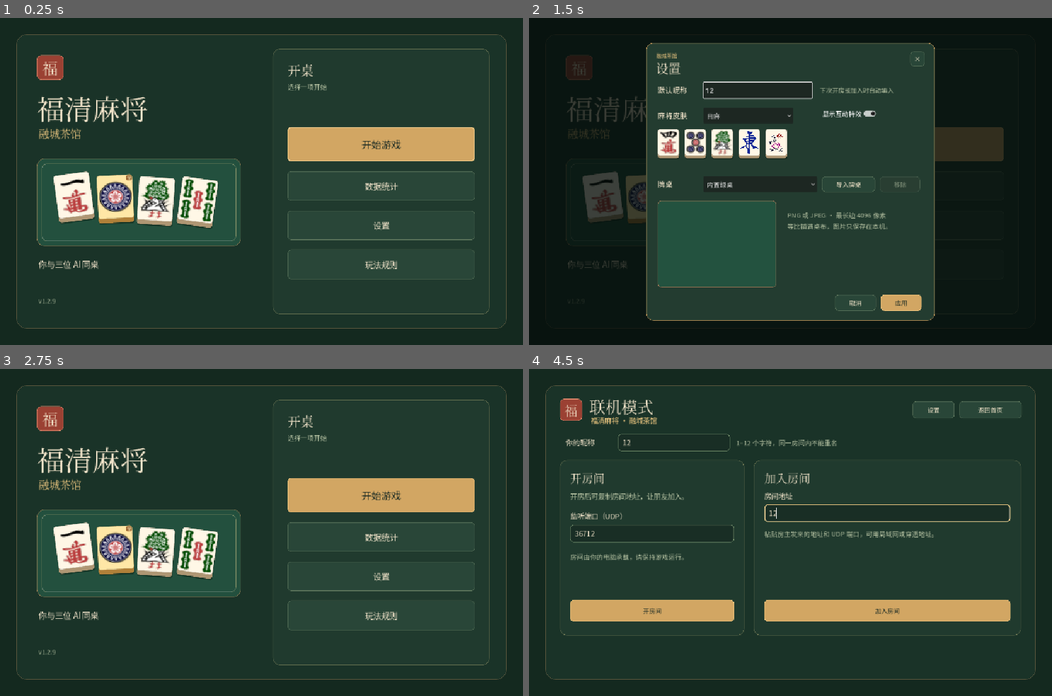
Above: before the commit, frames 1-4 (two rows, left to right).
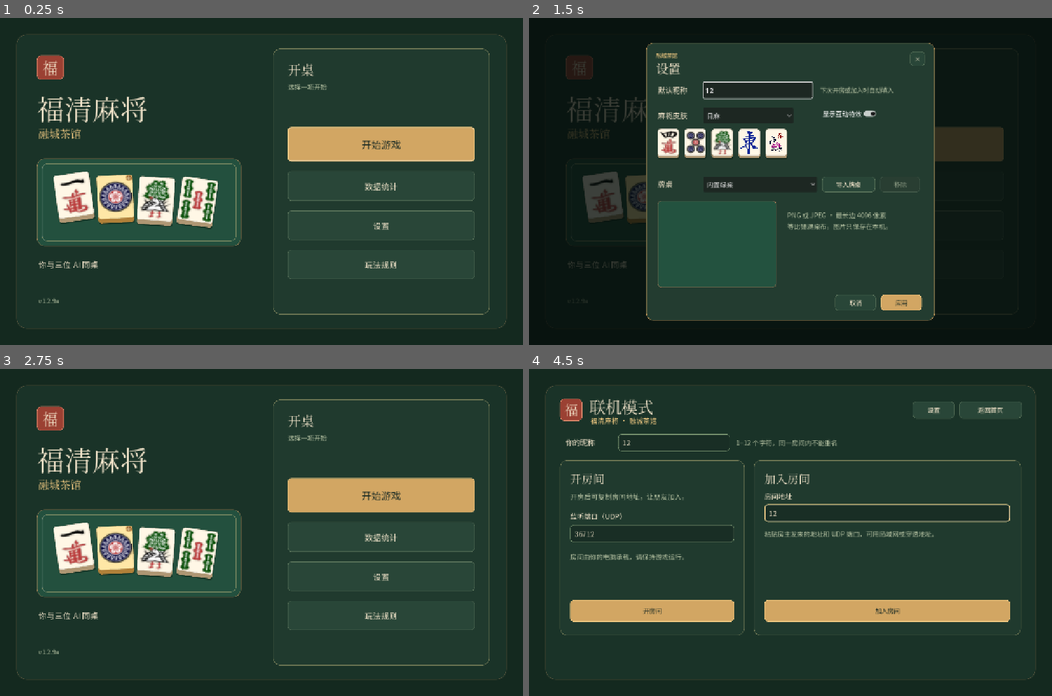
Above: after the commit, the same moments.

Repository: happiness763/fuqing-mahjong
Game: Godot game, scene res://table.tscn
Two runs of this game, one before a commit and one after it. Both use one fixed random seed, a clock stepped at 60 frames per second and the inputs below.
Inputs (mouse positions are in pixels of both pictures, inside the frame that each line leads up to):
- Up to frame 1 (0.25 s): no input
- Up to frame 2 (1.5 s): click "设置" at 0.5 s; click (759, 89) at 1.27 s; type "12" at 1.35 s
- Up to frame 3 (2.75 s): click "应用" at 2 s
- Up to frame 4 (4.5 s): click "开始游戏" at 2.75 s; click "联机模式" at 3.5 s; click (889, 512) at 4.27 s; type "12" at 4.35 s

The runs differ from the first frame. In frame 1, 4.9% of the frame differs, in the area x 3-97%, y 5-95%; in frame 2, 2.3%; in frame 3, 4.8%; in frame 4, 4.1%.

Commit message:
feat: add the display font and fullscreen scaling for v1.2.9a

Diff:
--- a/godot/project.godot
+++ b/godot/project.godot
@@ -11,7 +11,7 @@
 [application]
 
 config/name="福清麻将 · 融城茶馆"
-config/version="1.2.9"
+config/version="1.2.9a"
 run/main_scene="res://table.tscn"
 config/features=PackedStringArray("4.7", "GL Compatibility")
 boot_splash/bg_color=Color(0.077, 0.118, 0.101, 1)
@@ -25,6 +25,8 @@
 window/size/window_width_override=1280
 window/size/window_height_override=800
 window/stretch/mode="canvas_items"
+window/stretch/aspect="expand"
+window/handheld/orientation=0
 
 [rendering]
 
--- a/godot/scripts/online_room.gd
+++ b/godot/scripts/online_room.gd
@@ -10,7 +10,7 @@
 const Rules = preload("res://scripts/rules.gd")
 const Interactions = preload("res://scripts/table_interaction.gd")
 const OpeningIntro = preload("res://scripts/opening_intro.gd")
-const VERSION := "1.2.9"
+const VERSION := "1.2.9a"
 const SERVER := 1
 const DEFAULT_PORT := 36712
 const CONNECT_MS := 8000
--- a/godot/scripts/preferences.gd
+++ b/godot/scripts/preferences.gd
@@ -6,7 +6,7 @@
 const DEFAULTS := {
 	"nickname": "", "rounds": 25, "difficulty": "normal", "luck": "normal",
 	"host_port": 36712, "room_rounds": 25, "turn_seconds": 60, "muted": false,
-	"skin": "riichi", "table_id": "", "interaction_effects": true,
+	"skin": "riichi", "table_id": "", "interaction_effects": true, "fullscreen": false,
 }
 const JPEG_FRAME_MARKERS := [0xc0, 0xc1, 0xc2, 0xc3, 0xc5, 0xc6, 0xc7, 0xc9, 0xca, 0xcb, 0xcd, 0xce, 0xcf]
 
@@ -189,7 +189,7 @@
 			return value if value in ["riichi", "guobiao"] else null
 		"table_id":
 			return value if value == "" or _valid_id(value) else null
-		"muted", "interaction_effects":
+		"muted", "interaction_effects", "fullscreen":
 			return value if value is bool else null
 	return null
 
--- a/godot/scripts/settings_panel.gd
+++ b/godot/scripts/settings_panel.gd
@@ -11,6 +11,7 @@
 var nickname: LineEdit
 var initial_nickname := ""
 var interaction_effects: CheckButton
+var fullscreen: CheckButton
 var skin: OptionButton
 var table_menu: OptionButton
 var notice: Label
@@ -54,6 +55,14 @@
 	interaction_effects.add_theme_font_override("font", desk.session_font)
 	interaction_effects.add_theme_font_size_override("font_size", 16)
 	add_child(interaction_effects)
+	if OS.get_name() == "Windows":
+		fullscreen = CheckButton.new()
+		fullscreen.text = "全屏（F11）"
+		fullscreen.button_pressed = preferences.fullscreen
+		fullscreen.position = Vector2(425, 207)
+		fullscreen.add_theme_font_override("font", desk.session_font)
+		fullscreen.add_theme_font_size_override("font_size", 16)
+		add_child(fullscreen)
 	preview_tiles = Control.new()
 	preview_tiles.position = Vector2(28, 211)
 	add_child(preview_tiles)
@@ -181,6 +190,8 @@
 	var id: String = table_ids[table_menu.selected]
 	var changes := {"skin": SKIN_IDS[skin.selected], "table_id": "" if id == ":import" else id,
 		"interaction_effects": interaction_effects.button_pressed}
+	if is_instance_valid(fullscreen):
+		changes.fullscreen = fullscreen.button_pressed
 	if name_value != initial_nickname:
 		changes.nickname = name_value
 	var previous_name: String = desk.preferences.values.nickname
--- a/godot/scripts/table.gd
+++ b/godot/scripts/table.gd
@@ -21,6 +21,8 @@
 const SLIDE_DURATION := 0.23
 const SLIDE_FADE := 0.16
 const UI_FONT = preload("res://assets/fonts/NotoSansSC.woff2")
+const ACTION_FONT = preload("res://assets/fonts/MaShanZheng-Regular.ttf")
+const DESIGN_SIZE := Vector2(1280, 800)
 const NAMES := ["你", "阿岚", "阿榕", "阿屿"]
 const MARKS := ["你", "岚", "榕", "屿"]
 const WINDS = OnlineTableView.WINDS
@@ -35,6 +37,9 @@
 const SEAT_POSITIONS := [Vector2(63, 640), Vector2(915, 290), Vector2(472, 40), Vector2(58, 290)]
 
 var game
+var action_font: FontVariation
+var windowed_bounds := Rect2i()
+var windowed_mode := Window.MODE_WINDOWED
 var board_art: Control
 var center_dial: CenterDial
 var wall_art: TableWall
@@ -139,9 +144,12 @@
 
 
 func _ready() -> void:
-	if DisplayServer.get_name() != "headless":
-		get_window().min_size = Vector2i(864, 540)
+	anchors_preset = Control.PRESET_TOP_LEFT
+	size = DESIGN_SIZE
 	session_font = UI_FONT
+	action_font = FontVariation.new()
+	action_font.base_font = ACTION_FONT
+	action_font.fallbacks = [UI_FONT]
 	title_font = system_font(["KaiTi", "SimSun", "Microsoft YaHei", "Noto Serif CJK SC"])
 	nickname_font = system_font(["Microsoft YaHei UI", "Microsoft YaHei", "SimSun", "Segoe UI"])
 	preferences = Preferences.new(preferences_root)
@@ -165,6 +173,7 @@
 	wall_flights.z_index = 1
 	add_child(wall_flights)
 	build_header()
+	configure_display()
 	apply_saved_appearance()
 	ai_timer = Timer.new()
 	ai_timer.one_shot = true
@@ -340,7 +349,8 @@
 	interactions.close()
 	if not is_instance_valid(menu_backdrop):
 		menu_backdrop = Control.new()
-		menu_backdrop.size = Vector2(1280, 800)
+		menu_backdrop.position = board_art.background_area.position
+		menu_backdrop.size = board_art.background_area.size
 		menu_backdrop.mouse_filter = Control.MOUSE_FILTER_STOP
 		menu_backdrop.z_index = 19
 		menu_backdrop.gui_input.connect(_menu_backdrop_input)
@@ -446,6 +456,7 @@
 
 
 func apply_saved_appearance() -> void:
+	apply_fullscreen(bool(preferences.values.fullscreen))
 	muted = preferences.values.muted
 	sound_button.text = "声音  关" if muted else "声音  开"
 	board_art.set_table_texture(preferences.table_texture(preferences.values.table_id))
@@ -457,6 +468,71 @@
 				node.texture = faces[node.number]
 				node.guobiao_face = applied_skin == "guobiao"
 				node.queue_redraw()
+
+
+func configure_display() -> void:
+	var window := get_window()
+	window.size_changed.connect(layout_screen)
+	if OS.get_name() == "Windows" and DisplayServer.get_name() != "headless":
+		var usable := DisplayServer.screen_get_usable_rect(window.current_screen)
+		if usable.has_area():
+			var available := (usable.size - Vector2i(32, 48)).max(Vector2i(320, 200))
+			window.min_size = Vector2i(864, 540).min(available)
+			var fit := minf(1.0, minf(available.x / DESIGN_SIZE.x, available.y / DESIGN_SIZE.y))
+			window.size = Vector2i(DESIGN_SIZE * fit)
+			window.position = usable.position + (usable.size - window.size) / 2
+	layout_screen()
+
+
+func layout_screen() -> void:
+	var canvas := get_viewport_rect().size
+	var area := Rect2(Vector2.ZERO, canvas)
+	if OS.get_name() == "Android":
+		var window := get_window()
+		var safe_pixels := DisplayServer.get_display_safe_area()
+		if safe_pixels.has_area() and window.size.x > 0 and window.size.y > 0:
+			var ratio := canvas / Vector2(window.size)
+			area = area.intersection(Rect2(Vector2(safe_pixels.position - window.position) * ratio,
+				Vector2(safe_pixels.size) * ratio))
+			if not area.has_area():
+				area = Rect2(Vector2.ZERO, canvas)
+	var factor := minf(1.0, minf(area.size.x / DESIGN_SIZE.x, area.size.y / DESIGN_SIZE.y))
+	if factor <= 0.0:
+		return
+	scale = Vector2.ONE * factor
+	position = area.position + (area.size - DESIGN_SIZE * factor) * 0.5
+	var background := Rect2(-position / factor, canvas / factor)
+	board_art.set_background_area(background)
+	if is_instance_valid(menu_backdrop):
+		menu_backdrop.position = background.position
+		menu_backdrop.size = background.size
+
+
+func apply_fullscreen(enabled: bool) -> void:
+	if OS.get_name() != "Windows" or DisplayServer.get_name() == "headless":
+		return
+	var window := get_window()
+	if enabled and window.mode != Window.MODE_FULLSCREEN:
+		windowed_mode = window.mode
+		windowed_bounds = Rect2i(window.position, window.size)
+		window.mode = Window.MODE_FULLSCREEN
+	elif not enabled and window.mode == Window.MODE_FULLSCREEN:
+		window.mode = windowed_mode
+		if windowed_mode == Window.MODE_WINDOWED and windowed_bounds.has_area():
+			window.size = windowed_bounds.size
+			window.position = windowed_bounds.position
+
+
+func _input(event: InputEvent) -> void:
+	if OS.get_name() != "Windows" or not event is InputEventKey:
+		return
+	if event.pressed and not event.echo and event.keycode == KEY_F11:
+		var enabled := get_window().mode != Window.MODE_FULLSCREEN
+		if preferences.update({"fullscreen": enabled}) == OK:
+			apply_fullscreen(enabled)
+			if is_instance_valid(settings_panel) and is_instance_valid(settings_panel.fullscreen):
+				settings_panel.fullscreen.set_pressed_no_signal(enabled)
+		get_viewport().set_input_as_handled()
 
 
 func show_lobby() -> void:
@@ -1599,6 +1675,7 @@
 	var caption_label := label(banner, message.caption, badge, caption_size, fill,
 		HORIZONTAL_ALIGNMENT_CENTER, true)
 	caption_label.name = "Caption"
+	caption_label.add_theme_font_override("font", action_font)
 	var animation := banner.create_tween()
 	animation.tween_interval(1.6 if message.win else 1.05)
 	animation.tween_property(banner, "modulate:a", 0.0, 0.22)
@@ -2131,6 +2208,7 @@
 	node.add_theme_color_override("font_outline_color", base.darkened(0.55))
 	node.add_theme_constant_override("outline_size", 5)
 	node.add_theme_font_size_override("font_size", 25 if caption.length() > 1 else 35)
+	node.add_theme_font_override("font", action_font)
 	node.disabled = needs_selection and selected_tile < 0
 	return node
 
--- a/godot/scripts/table_art.gd
+++ b/godot/scripts/table_art.gd
@@ -13,6 +13,7 @@
 
 var dice := Vector2i.ZERO
 var table_texture: Texture2D
+var background_area := Rect2(0, 0, 1280, 800)
 var _flecks := PackedVector2Array()
 var _dice_roll: DiceRoll
 var _dice_rolling := false
@@ -67,8 +68,13 @@
 	queue_redraw()
 
 
+func set_background_area(area: Rect2) -> void:
+	background_area = area
+	queue_redraw()
+
+
 func _draw() -> void:
-	gradient(Rect2(0, 0, 1280, 800), Color("#253a30"), Color("#10231d"))
+	gradient(background_area, Color("#253a30"), Color("#10231d"))
 	draw_style_box(box(Color("#0c1814"), Color("#0c1814"), 24), Rect2(FRAME.position + Vector2(0, 7), FRAME.size).grow(3))
 	draw_style_box(box(Color("#784830"), Color("#9d6946"), 23, 2), FRAME)
 	draw_style_box(box(Color("#815137"), Color("#b18151"), 20), FRAME.grow(-4))
--- a/godot/scripts/table_interaction.gd
+++ b/godot/scripts/table_interaction.gd
@@ -93,7 +93,9 @@
 		get_viewport().set_input_as_handled()
 	elif event is InputEventMouseButton and event.pressed:
 		var point: Vector2 = event.position
-		if not menu.get_global_rect().has_point(point) and not portrait_rects.get(selected, Rect2()).has_point(point):
+		var hitbox := desk.dynamic.get_node_or_null("InteractionSeat%d" % selected) as Button
+		var hits_portrait := is_instance_valid(hitbox) and hitbox.get_global_rect().has_point(point)
+		if not hits_portrait and not menu.get_global_rect().has_point(point):
 			close()
 
 
--- a/godot/tests/desktop_test.gd
+++ b/godot/tests/desktop_test.gd
@@ -56,7 +56,9 @@
 	var desk = Desk.instantiate()
 	desk.preferences_root = OS.get_temp_dir().path_join("fuqing-desktop-%d-%d" % [OS.get_process_id(), Time.get_ticks_usec()])
 	root.add_child(desk)
-	check(ProjectSettings.get_setting("application/config/version") == "1.2.9", "project version")
+	check(ProjectSettings.get_setting("application/config/version") == "1.2.9a", "project version")
+	check(is_instance_valid(desk.action_font) and desk.action_font.has_char("胡".unicode_at(0)),
+		"action captions use the bundled display font")
 	check(desk.game == null and desk.lobby.round_field.text == "25", "lobby defaults to 25 rounds")
 	check(Art.FRAME == Rect2(28, 16, 1042, 768), "table frame fills the window")
 	check(Art.FELT == Rect2(41, 29, 1016, 742), "felt follows the frame")
@@ -364,6 +366,8 @@
 		root.size = Vector2i(864, 540)
 		await create_timer(0.65).timeout
 		await capture("small.png")
+		if OS.get_name() == "Windows":
+			await test_fullscreen(desk)
 	if failures == 0:
 		print("Godot desktop checks passed: relocated gold, stable dice, settings and a two-round table.")
 	desk.audio.stop()
@@ -371,6 +375,35 @@
 	desk.queue_free()
 	await process_frame
 	quit(failures)
+
+
+func test_fullscreen(desk) -> void:
+	root.size = Vector2i(1120, 560)
+	await process_frame
+	check(root.get_visible_rect().encloses(desk.menu_button.get_global_rect()),
+		"window scaling keeps the menu visible")
+	if is_instance_valid(desk.controls.get("discard")):
+		check(root.get_visible_rect().encloses(desk.controls.discard.get_global_rect()),
+			"window scaling keeps the discard control visible")
+	var portrait := desk.dynamic.get_node_or_null("InteractionSeat2") as Button
+	if is_instance_valid(portrait):
+		click(portrait)
+		check(is_instance_valid(desk.interactions.menu), "scaled layout keeps portrait interaction clickable")
+		click(portrait)
+		check(not is_instance_valid(desk.interactions.menu), "clicking the portrait again closes its menu")
+	var windowed := Rect2i(root.position, root.size)
+	var shortcut := InputEventKey.new()
+	shortcut.keycode = KEY_F11
+	shortcut.pressed = true
+	root.push_input(shortcut)
+	await process_frame
+	check(root.mode == Window.MODE_FULLSCREEN and desk.preferences.values.fullscreen,
+		"F11 enters and remembers fullscreen")
+	await capture("fullscreen.png")
+	root.push_input(shortcut)
+	await process_frame
+	check(root.mode == Window.MODE_WINDOWED and Rect2i(root.position, root.size) == windowed
+		and not desk.preferences.values.fullscreen, "F11 restores the previous window bounds")
 
 
 func test_gold_display(desk) -> void:
--- a/godot/tests/v125_preferences_test.gd
+++ b/godot/tests/v125_preferences_test.gd
@@ -32,11 +32,11 @@
 	check(prefs.values == {
 		"nickname": "", "rounds": 25, "difficulty": "normal", "luck": "normal",
 		"host_port": 36712, "room_rounds": 25, "turn_seconds": 60, "muted": false,
-		"skin": "riichi", "table_id": "", "interaction_effects": true,
+		"skin": "riichi", "table_id": "", "interaction_effects": true, "fullscreen": false,
 	}, "a fresh install starts with defaults")
 	var changes := {"nickname": "榕城茶客", "rounds": 24, "difficulty": "hard", "luck": "unlucky",
 		"host_port": 36720, "room_rounds": 8, "turn_seconds": 0, "muted": true, "skin": "guobiao",
-		"interaction_effects": false}
+		"interaction_effects": false, "fullscreen": true}
 	check(prefs.update(changes) == OK, "valid preferences are saved")
 	check(prefs.update({"rounds": 0, "muted": false}) != OK, "invalid changes are rejected together")
 	check(prefs.update({"nickname": "茶\n客"}) != OK, "nicknames with embedded control characters are rejected")
@@ -49,6 +49,7 @@
 	config.values.host_port = 36720.5
 	config.values.skin = "unknown"
 	config.values.erase("difficulty")
+	config.values.erase("fullscreen")
 	config.values.table_id = "../outside"
 	write_bytes(config_path, JSON.stringify(config).to_utf8_buffer())
 	recovered = preferences.new(path)
@@ -56,6 +57,7 @@
 		"out-of-range and noninteger settings each restore their defaults")
 	check(recovered.values.skin == "riichi" and recovered.values.difficulty == "normal" and recovered.values.table_id == "",
 		"unknown, missing and unsafe values restore their defaults")
+	check(not recovered.values.fullscreen, "older preference files start in windowed mode")
 	check(recovered.values.nickname == "榕城茶客" and recovered.values.muted,
 		"valid neighboring settings survive corruption")
 	write_bytes(config_path, "{ unfinished".to_utf8_buffer())
--- a/godot/tests/v127_center_test.gd
+++ b/godot/tests/v127_center_test.gd
@@ -80,7 +80,7 @@
 		and is_instance_valid(dealer_score_wind) and dealer_score_wind.text.begins_with("南 · 庄"),
 		"both dealer indicators live on the fixed wind line")
 	desk.queue_action_banner("海棠", "碰")
-	var banner_rect: Rect2 = desk.action_banner.get_global_rect()
+	var banner_rect: Rect2 = desk.action_banner.get_rect()
 	check(banner_rect.end.x < 310 and banner_rect.end.y < 205,
 		"the action banner leaves the far wall exposed")
 	desk.clear_action_banner()
Binary file added: godot/assets/fonts/MaShanZheng-Regular.ttf
Not shown, added: godot/assets/fonts/MaShanZheng-Regular.ttf.import
Not shown, changed: godot/export_presets.cfg
Not shown, added: release/licenses/OFL-MaShanZheng.txt
Not shown, added: release/更新说明-v1.2.9a.md
Not shown, added: release/联机说明-v1.2.9a.md
